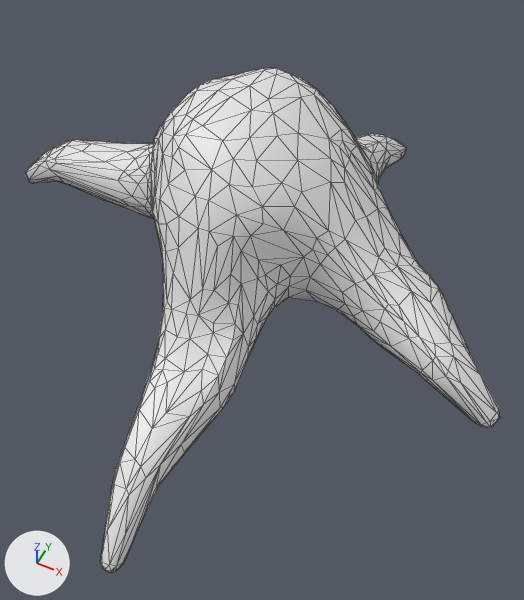
Two versions of the OBJ model astro/3d_models/birch_tree/roots.obj, one commit apart.
Rendered twice from a 50 mm camera at (1.4, -2.59, 0.94) aimed at (0.28, -0.35, -1.86). Arrows for +X, +Y and +Z are at lower left; the lights stay in place. The first picture is the older version. Mesh edges are drawn as thin lines. Where no turn or scale is listed for an object, it has been applied to the vertices.

Objects in the first picture: 'Birch_Roots_Cube.041'.
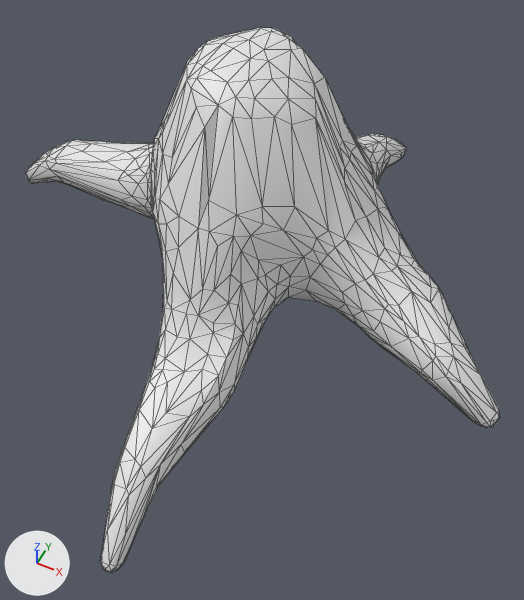
What differs and where, as boxes (x1, y1, x2, y2) in the pictures (524 x 600 px; the box of a moved part takes in the faces that stretch with it):
'Birch_Roots_Cube.041', reshaped (8% taller)
    before: (25, 68, 500, 572)
    after: (25, 28, 500, 572)
part 1 of me_birch_roots_cube_041, moved or reshaped
    before: (163, 68, 356, 239)
    after: (161, 28, 356, 239)

Patch to the scene script:
```diff
--- a/astro/3d_models/birch_tree/roots.obj.py
+++ b/astro/3d_models/birch_tree/roots.obj.py
@@ me_birch_roots_cube_041 @@
 # used by ob_birch_roots_cube_041; location = (0.0, 0.0, 0.0)
-me_birch_roots_cube_041.from_pydata(...)  # 719 vertices, 1434 faces; spans x -1.71..1.57, y -1.77..1.57, z -2.33..-0.96
+me_birch_roots_cube_041.from_pydata(...)  # 719 vertices, 1434 faces; spans x -1.71..1.57, y -1.77..1.57, z -2.33..-0.71
+# me_birch_roots_cube_041 part 1: 49 of the vertices in x -0.42..0.49, y -0.45..0.54, z -1.24..-0.96 are scaled about their middle by 0.771, then moved by (0.0, -0.01, 0.29)
```
